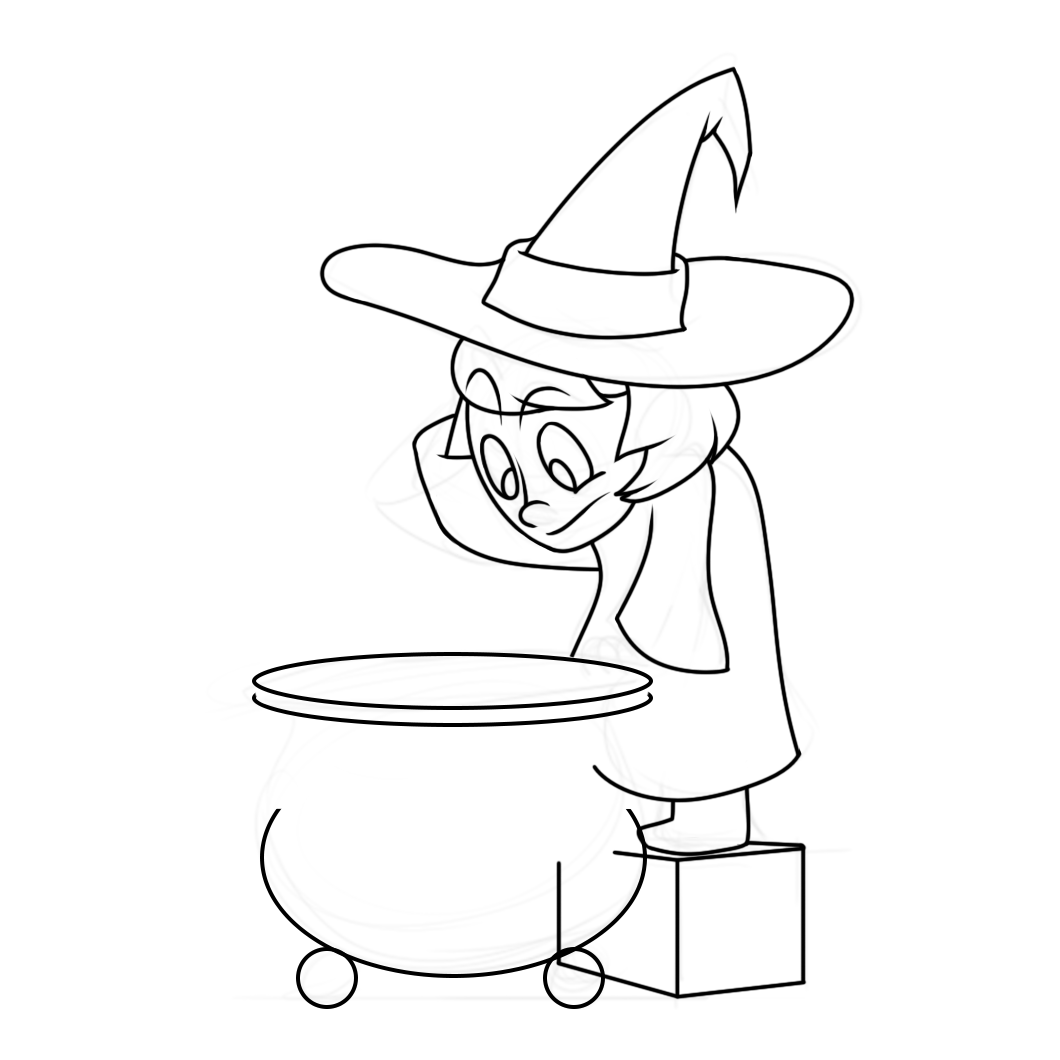
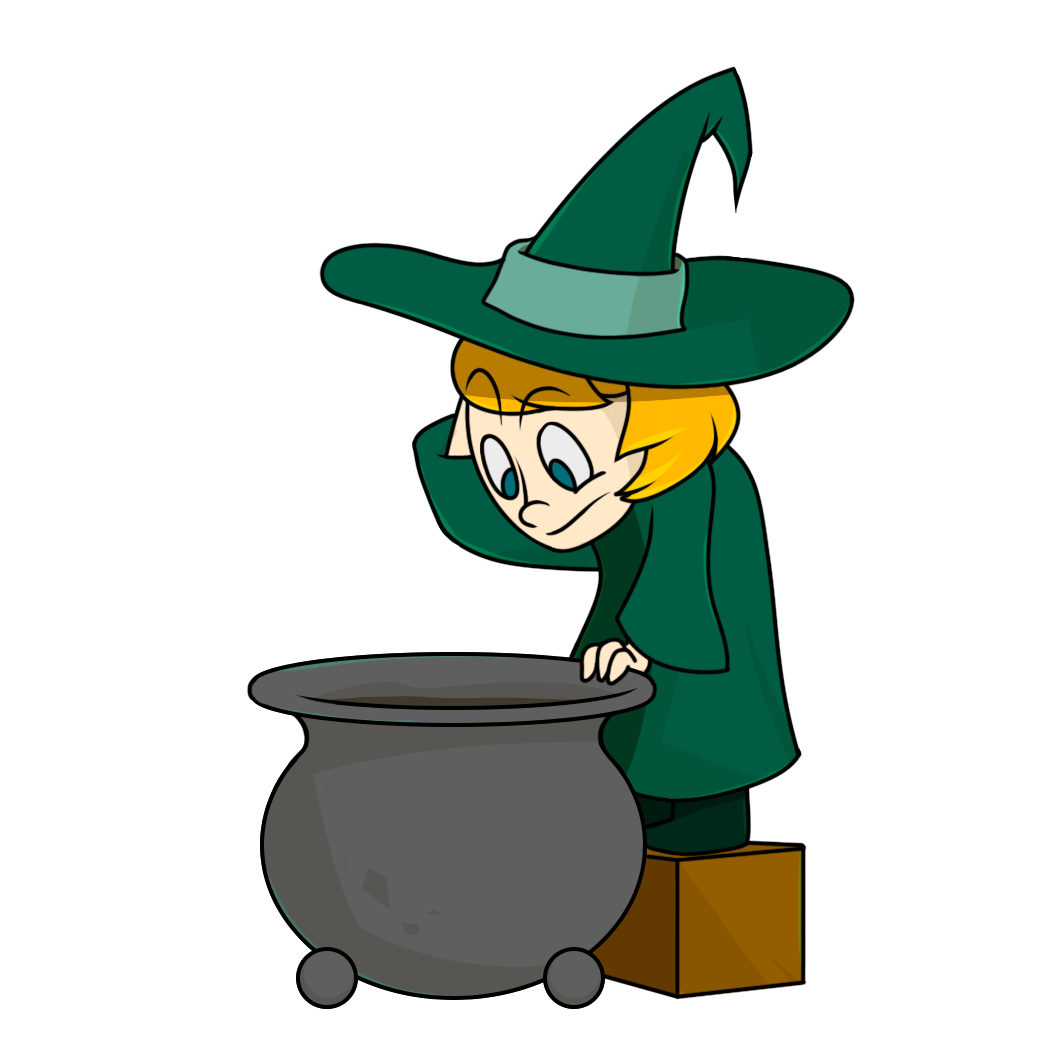
The second w=1060, h=1060 image is a revision of the first. Changes to its layers:
added group "Cauldron" with 7 layers above "Body" over [247, 652, 658, 1009]
added layer "Layer 18 copy" in group "Cauldron" over [270, 710, 626, 799]
moved "Ellipse 4" into group "Cauldron", painted on it over [260, 758, 647, 1000]
moved "Ellipse 3" into group "Cauldron" over [543, 947, 605, 1009]
added layer "Layer 17" in group "Cauldron" over [247, 675, 658, 705]
moved "Ellipse 2" into group "Cauldron" over [296, 947, 358, 1009]
moved "Ellipse 1 copy" into group "Cauldron", painted on it over [252, 691, 653, 727]
moved "Ellipse 1" into group "Cauldron", painted on it, masked it over [252, 652, 653, 710]
added group "Body" with 6 layers above "Head" over [411, 376, 807, 1000]
added layer "Layer 18" in group "Body" over [579, 636, 654, 687]
moved "Layer 14" into group "Body" over [614, 456, 731, 675]
moved "Layer 13" into group "Body", painted on it over [567, 539, 604, 662]
moved "Layer 16" into group "Body", painted on it, masked it over [555, 836, 807, 1000]
moved "Layer 15" into group "Body", painted on it, masked it over [635, 760, 752, 857]
moved "Layer 12" into group "Body", painted on it, masked it over [411, 376, 802, 803]
added layer "Layer 23" (overlay) above "Layer 22" over [244, 78, 854, 1004]
added layer "Layer 22" (multiply, 47%) above "Layer 21" over [325, 242, 863, 1010]
added layer "Layer 21" (multiply, 13%) above "Layer 19" over [228, 116, 863, 1010]
added layer "Layer 19" above "Layer 0 copy" over [241, 63, 863, 1010]
added layer "Layer 0 copy" above "Layer 1" over [247, 66, 855, 1009]
hid "Layer 1" over [228, 53, 863, 1010]
renamed "Background" to "Layer 0", hid it over [228, 53, 863, 1010]
